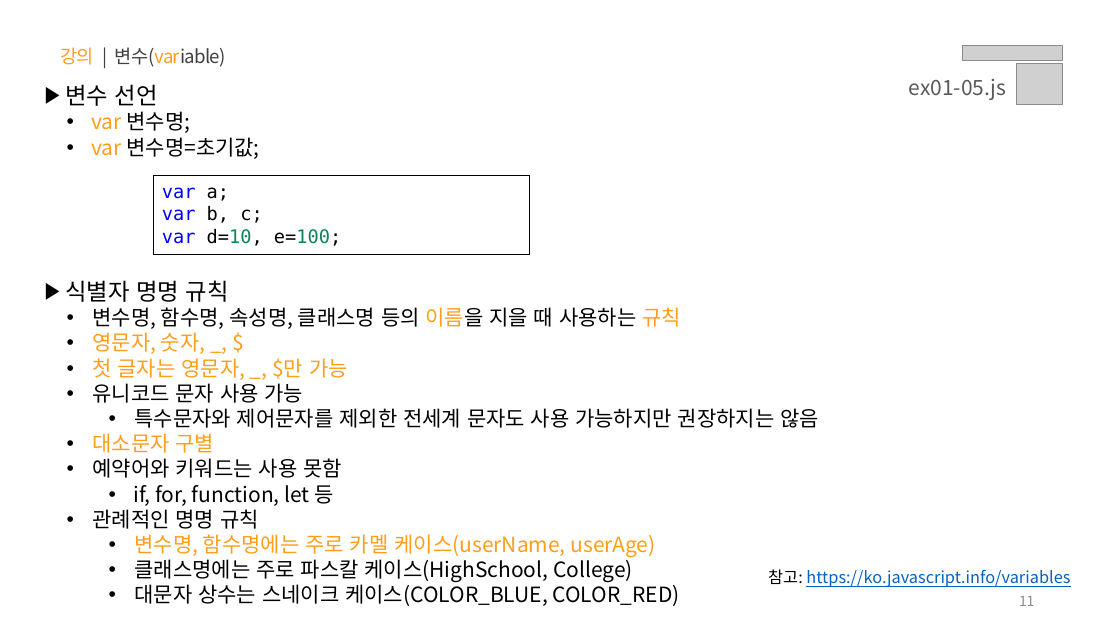
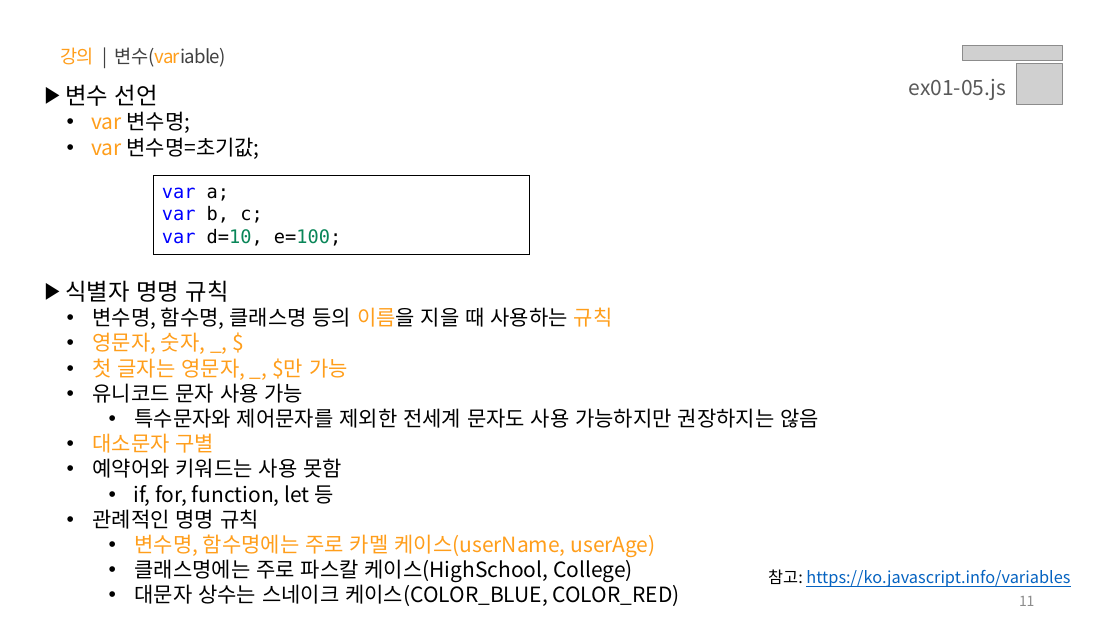
Before and after one commit to jeong0403/learn-JS, a slide deck: slide 11 of PPT/01.자바스크립트 - 기초 문법.pptx. Drawn at 1120x630 pixels with LibreOffice and Linux fonts; fonts in the diff are those of the drawing; grey boxes stand for pictures. Boxes give left, top, right and bottom in pixels: in the first picture for what was removed or moved away, otherwise in the second. Text is boxed around its words. In the diff, an @@ line names an element or a change of style, - is before the commit and + after.

```diff
--- a/PPT/01.자바스크립트 - 기초 문법.pptx
+++ b/PPT/01.자바스크립트 - 기초 문법.pptx
@@ text at (x1=92, y1=307, x2=613, y2=329): text changed @@
-  • 변수명, 함수명, 속성명, 클래스명 등의 이름을 지을 때 사용하는 규칙
+  • 변수명, 함수명, 클래스명 등의 이름을 지을 때 사용하는 규칙
```
Also in this commit, not shown: 1 other slide changed, 43 other files.
